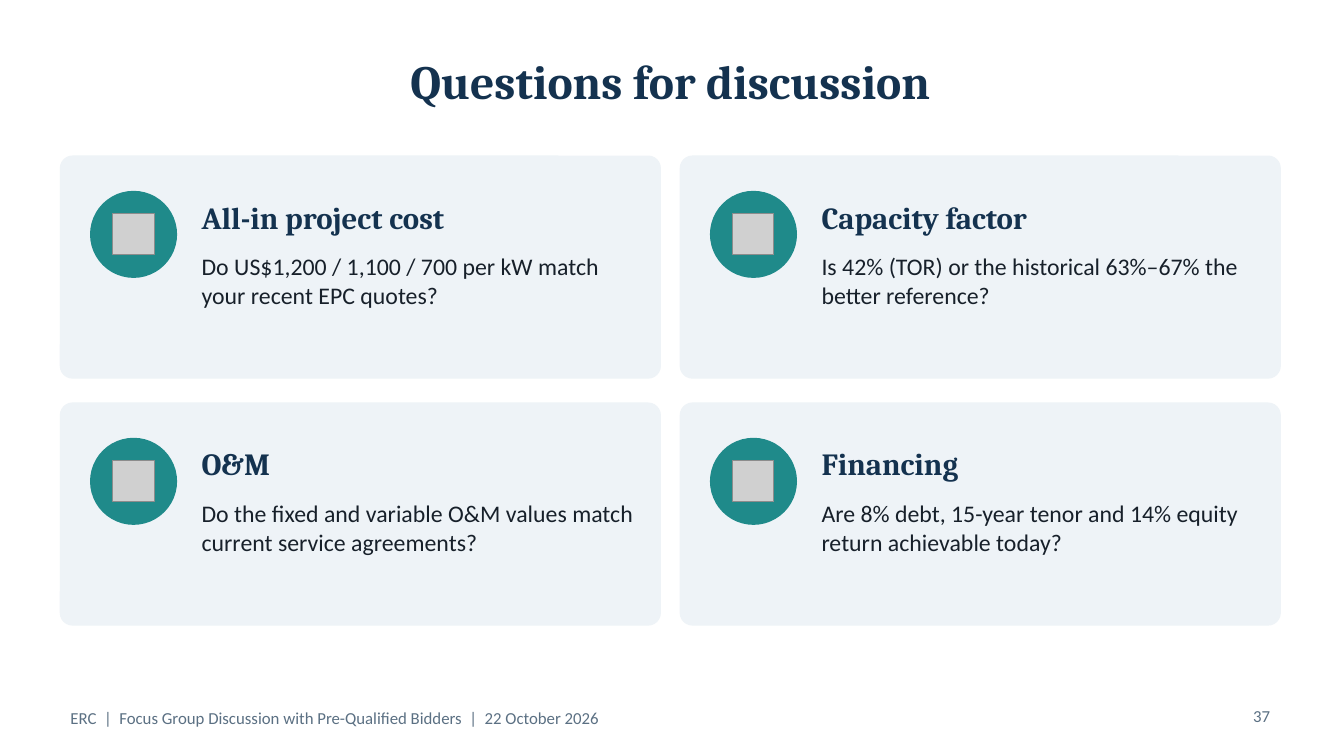
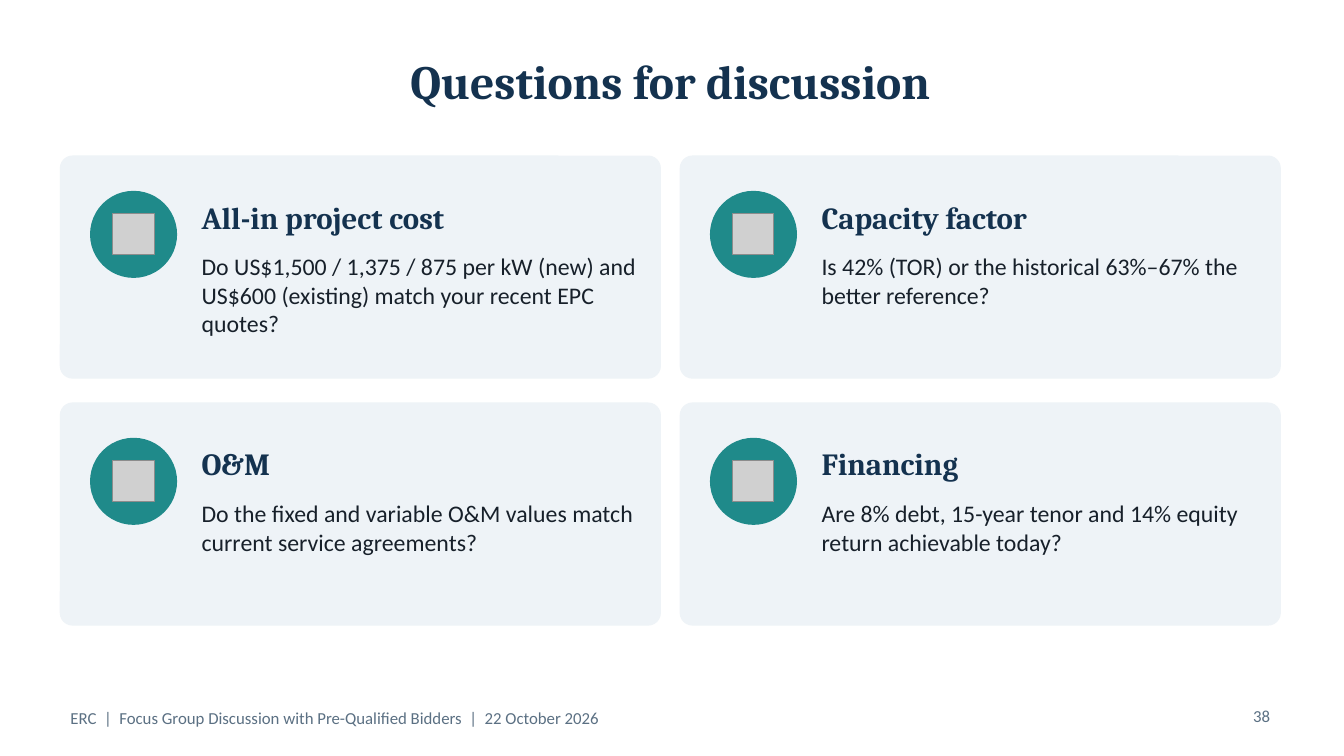
Before and after one commit to polyphase123/Midmerit, a slide deck: slide 38 of ERC_FGD_Model_Assumptions.pptx (slide 37 before the commit). Drawn at 1344x756 pixels with LibreOffice and Linux fonts; fonts in the diff are those of the drawing; grey boxes stand for pictures. Boxes give left, top, right and bottom in pixels: in the first picture for what was removed or moved away, otherwise in the second. Text is boxed around its words. In the diff, an @@ line names an element or a change of style, - is before the commit and + after.

```diff
--- a/ERC_FGD_Model_Assumptions.pptx
+++ b/ERC_FGD_Model_Assumptions.pptx
@@ text at [202, 258, 635, 336]: text changed @@
-Do US$1,200 / 1,100 / 700 per kW match your recent EPC quotes?
+Do US$1,500 / 1,375 / 875 per kW (new) and US$600 (existing) match your recent EPC quotes?
@@ page number at [1253, 710, 1270, 722]: text changed @@
-37
+38
```
Also in this commit, not shown: 11 other slides changed, 1 slide added, 25 other files.
